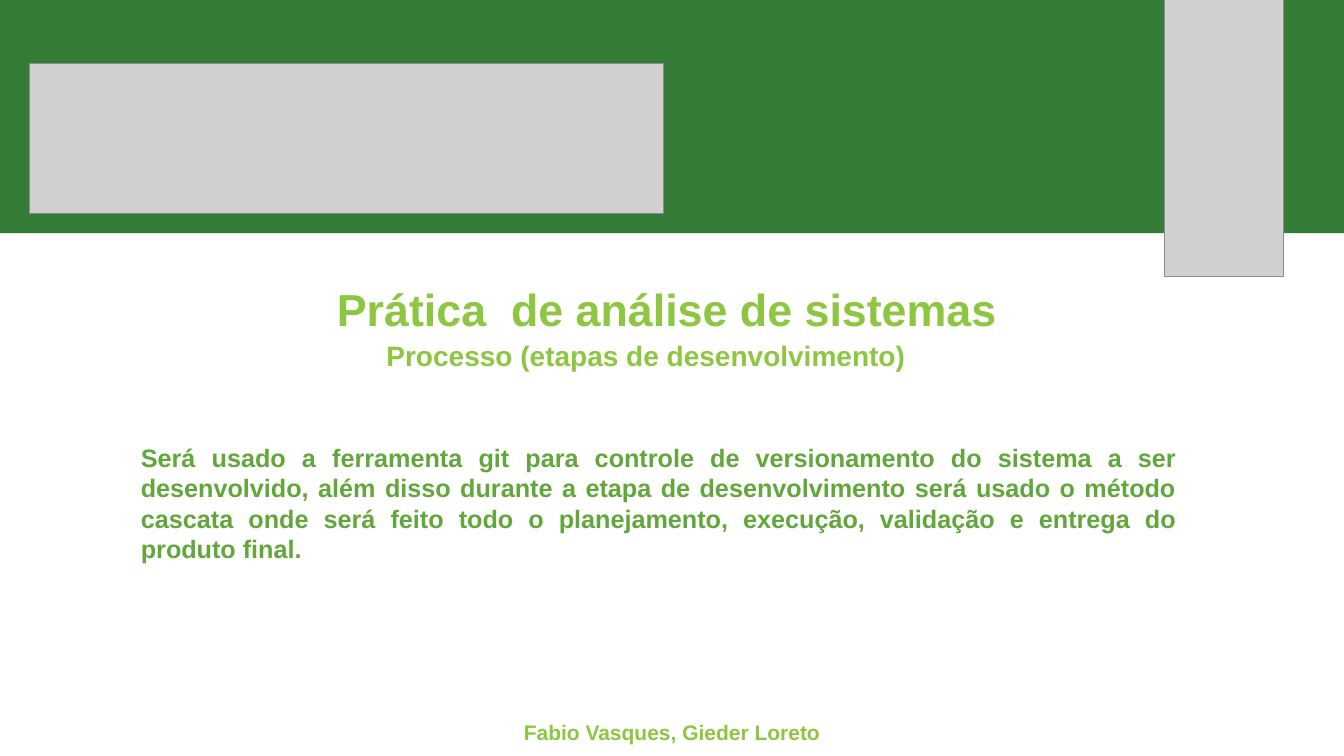
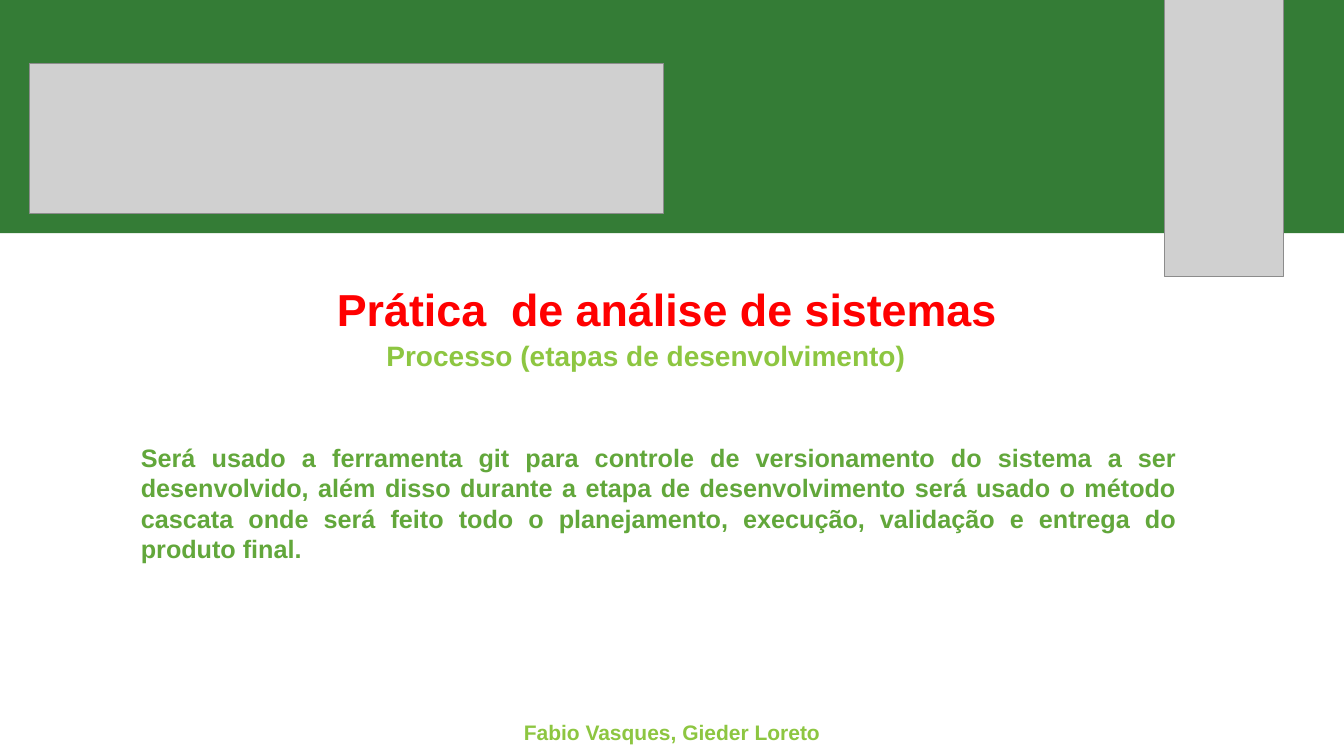
Before and after one commit to fabioportovasques/projeto-sus, a slide deck: slide 1 of primeira entrega.pptx. Drawn at 1344x756 pixels with LibreOffice and Linux fonts; fonts in the diff are those of the drawing; grey boxes stand for pictures. Boxes give left, top, right and bottom in pixels: in the first picture for what was removed or moved away, otherwise in the second. Text is boxed around its words. In the diff, an @@ line names an element or a change of style, - is before the commit and + after.

Commit message:
commit 1 gieder

```diff
--- a/primeira entrega.pptx
+++ b/primeira entrega.pptx
@@ text "Prática de análise de sistemas" at bbox=[337, 293, 997, 327]: text colour #8DC641 to #FF0000 @@
```
